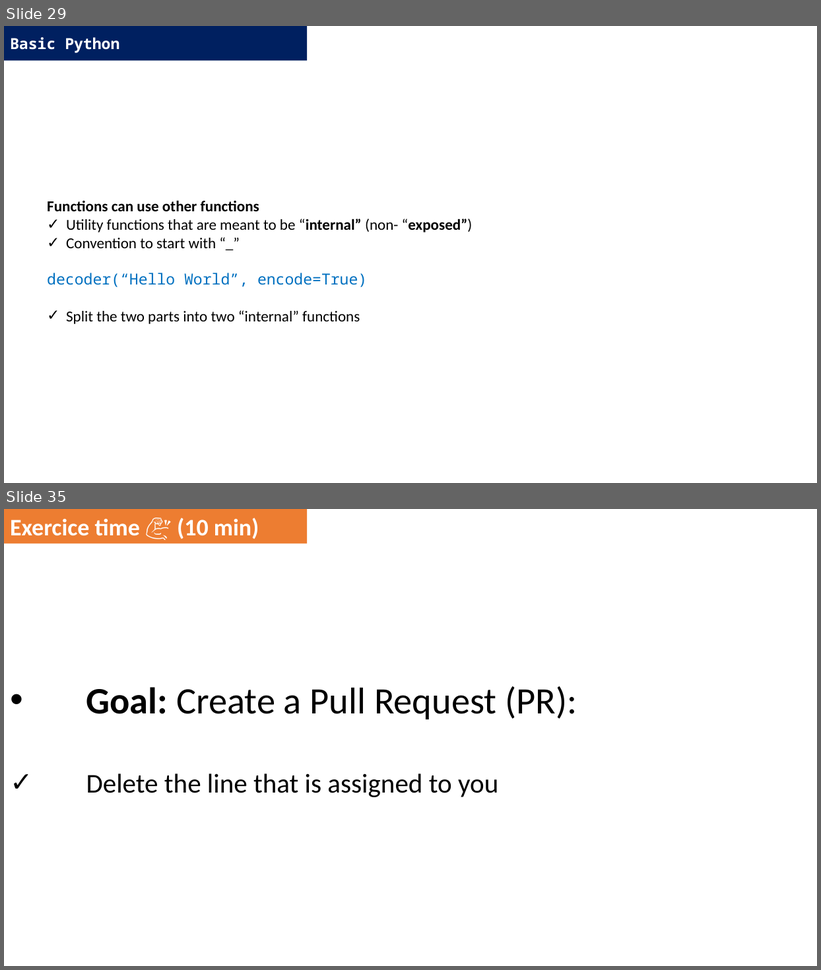
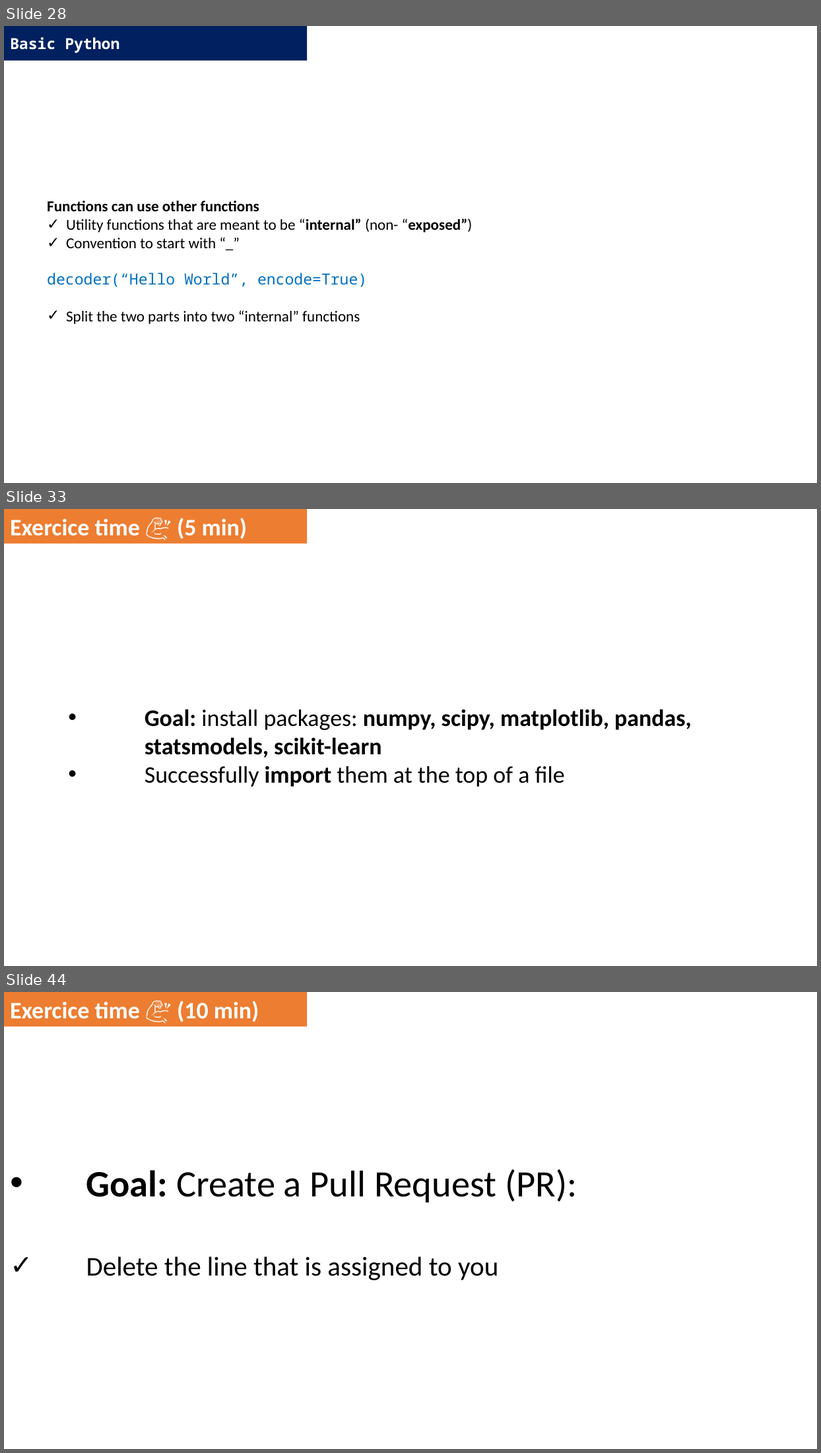
Before and after one commit to DominiqueMakowski/teaching, a slide deck: Python/2022_Zurich/AdvancedPython_2022.pptx. Shown one above the other, each under a label of ours: slides 29 and 35 before the commit, slides 28, 33 and 44 after it; the slides between them are not shown. The pictures are 821x970 and 821x1453 pixels, drawn with LibreOffice and Linux fonts; fonts in the diff are those of the drawing. Boxes give left, top, right and bottom in pixels: in the first picture for what was removed or moved away, otherwise in the second. Text is boxed around its words. In the diff, an @@ line names an element or a change of style, - is before the commit and + after.

```diff
--- a/Python/2022_Zurich/AdvancedPython_2022.pptx
+++ b/Python/2022_Zurich/AdvancedPython_2022.pptx
@@ slide 33 added at [4,509,817,966], background #FFFFFF @@
@@ rectangle added at [4,509,307,544], fill #ED7D31, 28 pt, text #FFFFFF, bold @@
+Exercice time 💪 (5 min)
@@ text added at [145,709,692,787], 28 pt, text #000000, bold @@
+• Goal: install packages: numpy, scipy, matplotlib, pandas, statsmodels, scikit-learn
+• Successfully import them at the top of a file
@@ what was slide 29 is now slide 28 @@
@@ what was slide 35 is now slide 44 @@
```
Also in this commit, not shown: 5 slides changed, 12 other slides added, 5 slides removed.
